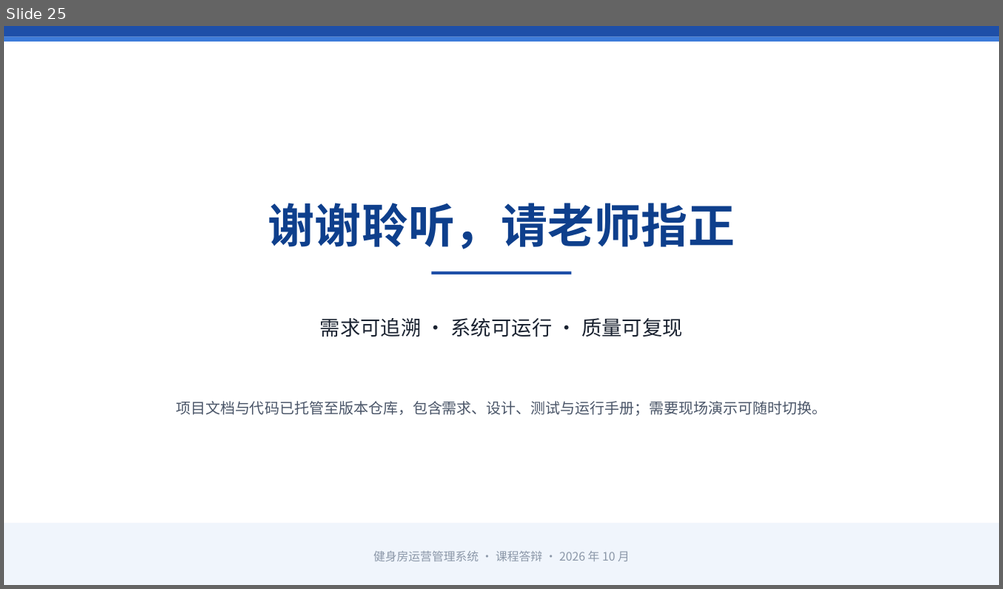
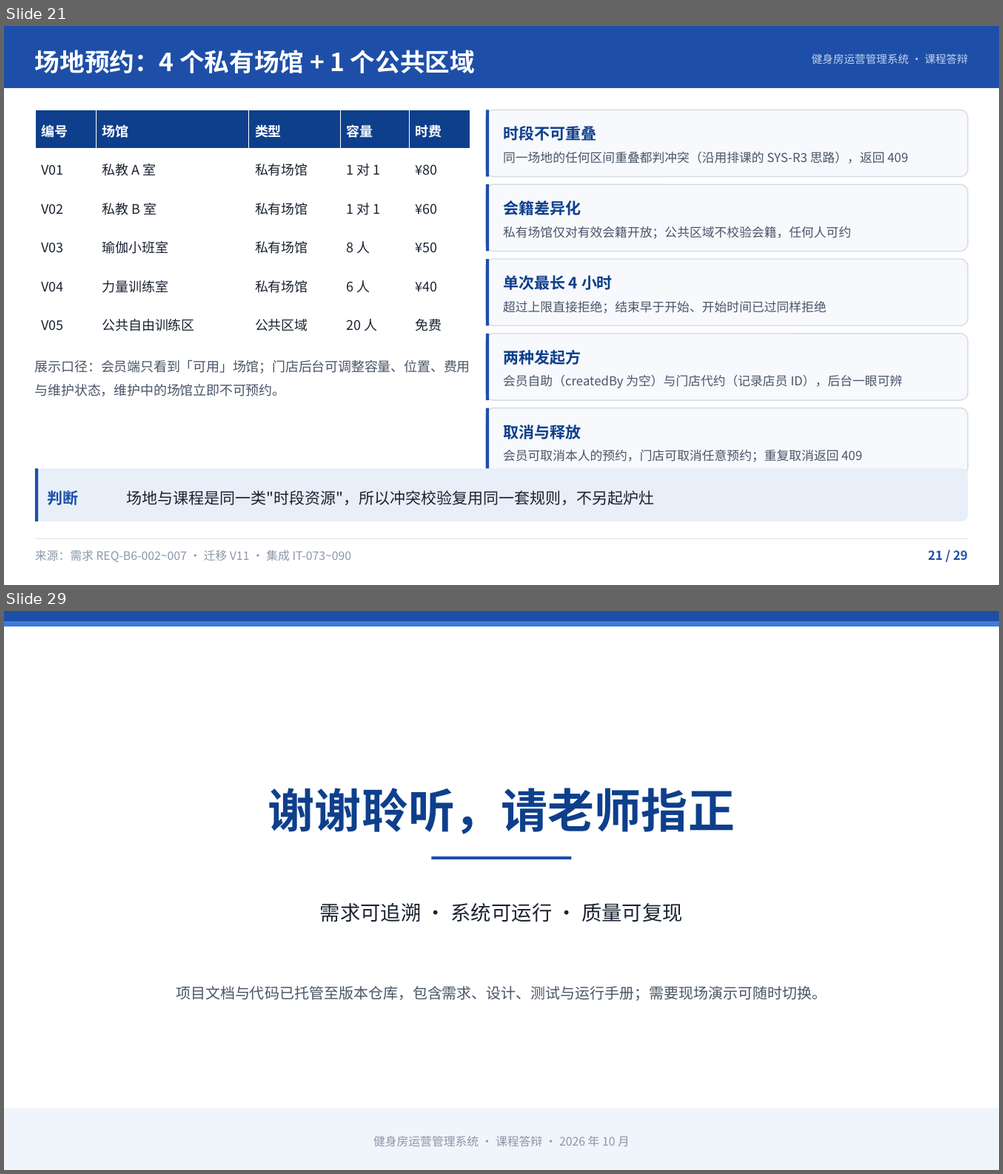
Before and after one commit to site73/gym-management, a slide deck: 10-展示汇报/健身房运营管理系统答辩/健身房运营管理系统答辩.pptx. Shown one above the other, each under a label of ours: slide 25 before the commit, slides 21 and 29 after it; the slides between them are not shown. The pictures are 1003x589 and 1003x1174 pixels, drawn with LibreOffice and Linux fonts; fonts in the diff are those of the drawing. Boxes give left, top, right and bottom in pixels: in the first picture for what was removed or moved away, otherwise in the second. Text is boxed around its words. In the diff, an @@ line names an element or a change of style, - is before the commit and + after.

Commit message:
feat: 课表式管理与超级管理员账号治理（第二轮迭代）
后端
- 新增 com.gym.timetable 模块：周课表只读聚合视图
  - GET /api/timetable/overview 按角色返回课程课表 + 场馆占用课表
  - GET /api/timetable/courses 、/api/timetable/venues 支持按周/会员/教练/场馆筛选
  - 会员与教练的 scope、memberId、coachId 一律由服务端归一化，越权参数拿不到他人课表
- 新增超级管理员（super_admin）：账号总览、重置密码、启用停用
  - 密码 BCrypt 单向不可逆，不提供明文查看；重置后返回新密码并记审计
  - 不能停用当前登录账号，也不能停用其他超级管理员
- V12 迁移：super_admin 角色 + sys_user.password_reset_at
- DemoScheduleAligner：本周无未来排课时把演示课程/场地预约对齐到本周，避免课表空转

前端
- 新增「周课表」页：会员看本人、教练看本人授课+全店场馆占用、门店看全店
- 课程管理 / 场馆管理支持「列表 ⇄ 周课表」切换，课表卡片可点进编辑
- 新增「账号管理」页（仅超级管理员可见），支持重置密码、启停、搜索与分页
- 登录页新增「超级管理员」身份；课表点击改为事件委托，HTML 统一转义

测试
- 新增 TimetableTest 单元测试 11 项
- 集成测试 +31（账号管理 16 项、周课表 16 项）→ 130
- 浏览器测试 +25（课表三视角与视图切换、账号管理）→ 109
- 合计 88 + 130 + 6 + 5 + 109 + 18 + 18 = 374 项全部通过

文档
- 需求报告新增 S7 组（REQ-M0-006~011、REQ-B3-007/008、REQ-B6-007），需求编号 50 → 59
- 需求—测试覆盖矩阵、系统测试文档同步更新，新增 BUG-015/016
- 答辩 PPT 25 → 29 页（教练端 / 场地预约 / 课表式管理 / 账号管理与密码安全）
- 讲稿新增 4 节并给出 15–22 分钟分档删减方案

```diff
--- a/10-展示汇报/健身房运营管理系统答辩/健身房运营管理系统答辩.pptx
+++ b/10-展示汇报/健身房运营管理系统答辩/健身房运营管理系统答辩.pptx
@@ slide 21 added at [4, 26, 999, 585], background #FFFFFF @@
@@ rectangle added at [4, 26, 999, 88], fill #1E4FA8 @@
@@ text added at [35, 50, 475, 73], 24 pt, text #FFFFFF, bold @@
+场地预约：4 个私有场馆 + 1 个公共区域
@@ text added at [811, 53, 967, 64], 10.5 pt, text #BFD3F0 @@
+健身房运营管理系统 · 课程答辩
@@ table added at [35, 110, 471, 342], 6 rows, 5 columns @@
+编号 | 场馆 | 类型 | 容量 | 时费
+V01 | 私教 A 室 | 私有场馆 | 1 对 1 | ¥80
+V02 | 私教 B 室 | 私有场馆 | 1 对 1 | ¥60
+V03 | 瑜伽小班室 | 私有场馆 | 8 人 | ¥50
+V04 | 力量训练室 | 私有场馆 | 6 人 | ¥40
+V05 | 公共自由训练区 | 公共区域 | 20 人 | 免费
@@ rounded rectangle added at [486, 110, 968, 177], fill #F7F9FC, outline #D6DCE5 1 pt @@
@@ rectangle added at [486, 110, 489, 177], fill #1E4FA8 @@
@@ text added at [503, 126, 596, 141], 15 pt, text #0E3F8C, bold @@
+时段不可重叠
@@ text added at [503, 152, 908, 164], 12 pt, text #4A5568 @@
+同一场地的任何区间重叠都判冲突（沿用排课的 SYS-R3 思路），返回 409
@@ rounded rectangle added at [486, 184, 968, 251], fill #F7F9FC, outline #D6DCE5 1 pt @@
@@ rectangle added at [486, 184, 489, 251], fill #1E4FA8 @@
@@ text added at [503, 201, 580, 215], 15 pt, text #0E3F8C, bold @@
+会籍差异化
@@ text added at [503, 227, 851, 239], 12 pt, text #4A5568 @@
+私有场馆仅对有效会籍开放；公共区域不校验会籍，任何人可约
@@ rounded rectangle added at [486, 259, 968, 326], fill #F7F9FC, outline #D6DCE5 1 pt @@
@@ rectangle added at [486, 259, 489, 326], fill #1E4FA8 @@
@@ text added at [503, 275, 612, 290], 15 pt, text #0E3F8C, bold @@
+单次最长 4 小时
@@ text added at [503, 301, 826, 314], 12 pt, text #4A5568 @@
+超过上限直接拒绝；结束早于开始、开始时间已过同样拒绝
@@ rounded rectangle added at [486, 333, 968, 400], fill #F7F9FC, outline #D6DCE5 1 pt @@
@@ rectangle added at [486, 333, 489, 400], fill #1E4FA8 @@
@@ text added at [503, 350, 580, 365], 15 pt, text #0E3F8C, bold @@
+两种发起方
@@ text added at [35, 360, 470, 397], 12.8 pt, text #4A5568 @@
+展示口径：会员端只看到「可用」场馆；门店后台可调整容量、位置、费用与维护状态，维护中的场馆立即不可预约。
@@ text added at [503, 375, 902, 389], 12 pt, text #4A5568 @@
+会员自助（createdBy 为空）与门店代约（记录店员 ID），后台一眼可辨
@@ rounded rectangle added at [486, 408, 968, 475], fill #F7F9FC, outline #D6DCE5 1 pt @@
@@ rectangle added at [486, 408, 489, 475], fill #1E4FA8 @@
@@ text added at [503, 425, 580, 440], 15 pt, text #0E3F8C, bold @@
+取消与释放
@@ rounded rectangle added at [35, 469, 968, 522], fill #E8EFF8 @@
@@ rectangle added at [35, 469, 38, 522], fill #1E4FA8 @@
@@ text added at [503, 450, 862, 463], 12 pt, text #4A5568 @@
+会员可取消本人的预约，门店可取消任意预约；重复取消返回 409
@@ text added at [48, 491, 79, 506], 15 pt, text #1E4FA8, bold @@
+判断
@@ text added at [127, 491, 654, 506], 15 pt, text #1A2230 @@
+场地与课程是同一类"时段资源"，所以冲突校验复用同一套规则，不另起炉灶
@@ rectangle added at [35, 540, 968, 540], fill #E5E7EB @@
@@ text added at [35, 551, 352, 562], 11.2 pt, text #8B97A8 @@
+来源：需求 REQ-B6-002~007 · 迁移 V11 · 集成 IT-073~090
@@ text added at [928, 551, 967, 560], 12 pt, text #1E4FA8, bold @@
+21 / 29
@@ what was slide 25 is now slide 29 @@
```
Also in this commit, not shown: 22 slides changed, 3 other slides added, 47 other files.
